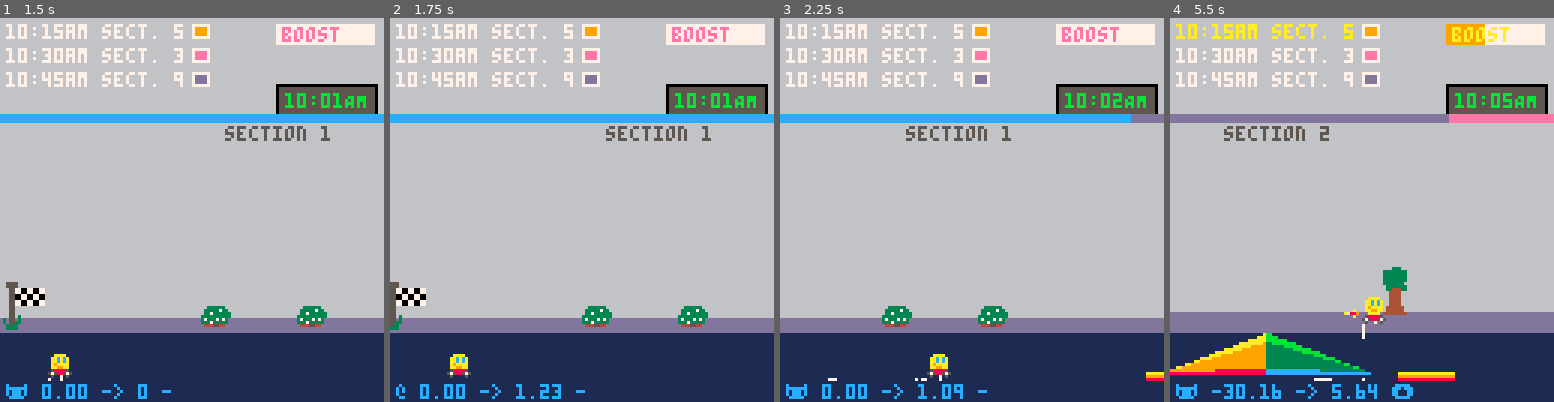
Above: before the commit, frames 1-4 (left to right).
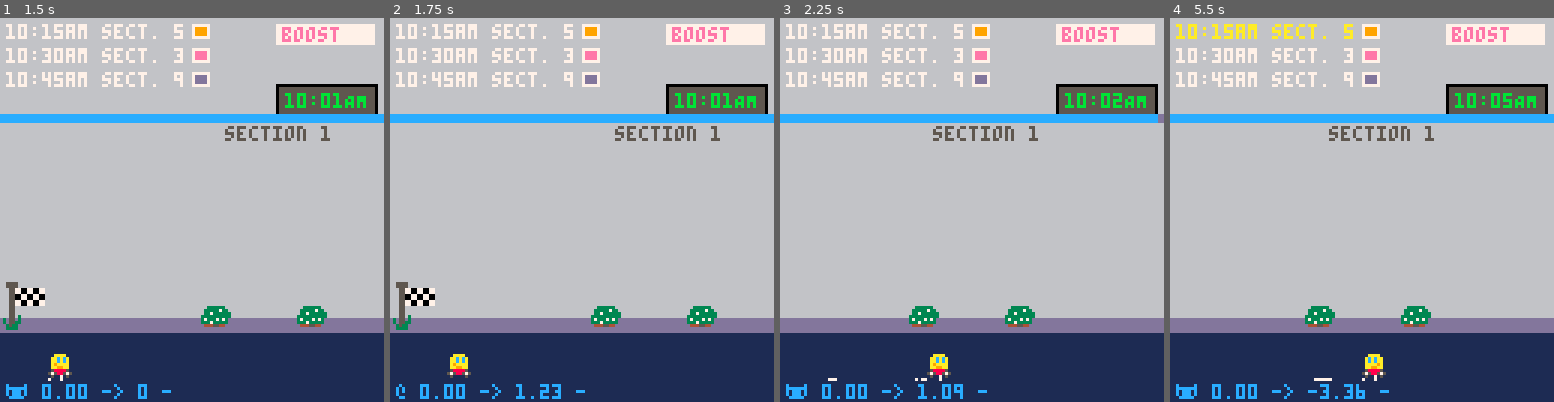
Above: after the commit, the same moments.

Repository: broquaint/pico8-carts
Game: PICO-8 cartridge racer.p8
Two runs of this game, one before a commit and one after it. Both use one fixed random seed, a clock stepped at 60 frames per second and the inputs below.
Inputs:
- Up to frame 1 (1.5 s): tap X (X key) at 0.33, 1.07 s; tap O (Z key) at 0.7 s
- Up to frame 2 (1.75 s): hold Right from 1.6 s (still down); tap O (Z key) at 1.7 s
- Up to frame 3 (2.25 s): tap X (X key) at 1.85 s; release Right at 2.1 s; tap O (Z key) at 2.1 s; hold Up from 2.15 s (still down)
- Up to frame 4 (5.5 s): release Up at 2.42 s; hold Right 2.47-3.03 s; tap O (Z key) every 0.4 s from 2.5 to 5.3 s; tap X (X key) at 2.97, 4.08, 5.2 s; hold Left 3.08-3.58 s; hold Down 3.63-3.97 s; hold Right 4.02-4.68 s; hold Up 4.73-5.03 s; hold Left from 5.08 s (still down)

Frame 1 is identical in both runs. In frame 2, 2.0% of the frame differs, in the area x 0-86%, y 28-82%; in frame 3, 2.2%; in frame 4, 11%, in the area x 0-100%, y 1-100%.

Commit message:
Fix for background sprite jitter
This seems to fix it so that bg sprites move smoothly with the rest of
the screen.

Diff:
--- a/racer.p8
+++ b/racer.p8
@@ -555,7 +555,7 @@
 
 function update_scene()
    local function update_pos(obj)
-      local x = obj.x + -car.speed
+      local x = obj.x + -flr(car.speed)
       if x < 0 and x > -64 then
          obj.x = x
       else
